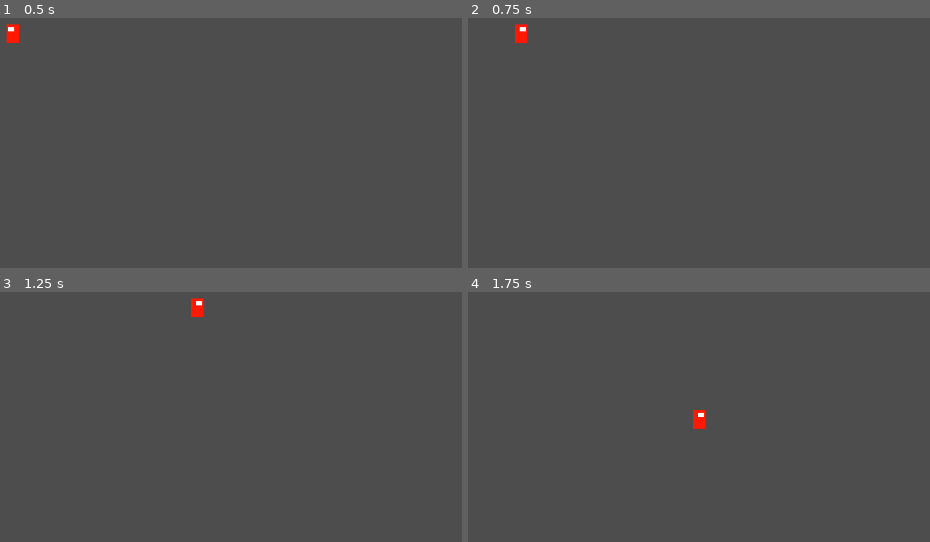
Above: before the commit, frames 1-4 (two rows, left to right).
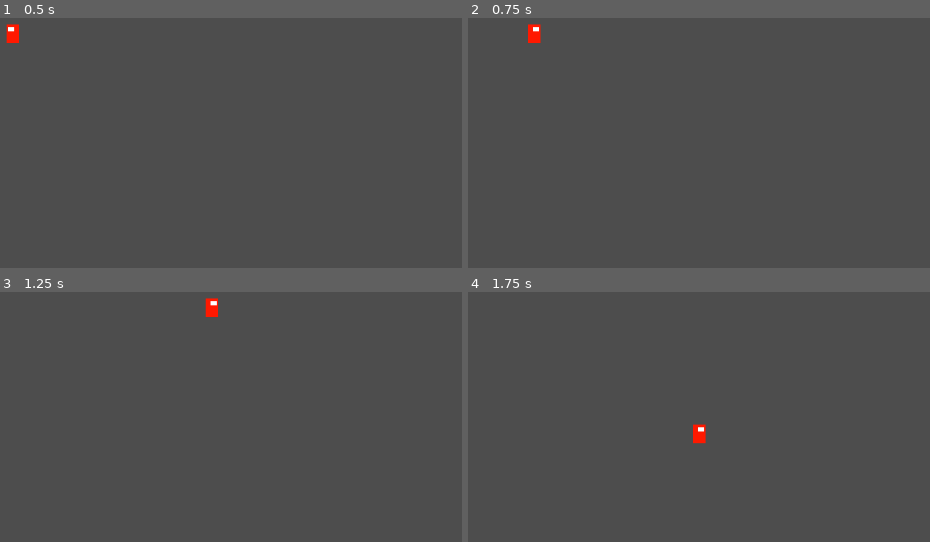
Above: after the commit, the same moments.

Repository: Sfafg/Dr.-Sudra
Game: Godot game, scene res://node_2d.tscn
Same seed, same stepped clock (60 frames per second), same inputs: the game is played once before the commit and once after it.
Inputs:
- Up to frame 1 (0.5 s): no input
- Up to frame 2 (0.75 s): tap Enter (ui_accept) at 0.5 s; hold D (right) from 0.53 s (still down)
- Up to frame 3 (1.25 s): keep holding D (right); tap Enter (ui_accept) at 0.77 s
- Up to frame 4 (1.75 s): release D (right) at 1.28 s; hold S (down) from 1.28 s (still down); tap Enter (ui_accept) at 1.52 s

Frame 1 is identical in both runs. In frame 2, 0.4% of the frame differs, in the area x 10-16%, y 2-10%; in frame 3, 0.4%, in the area x 41-48%, y 2-10%; in frame 4, 0.4%.

Commit message:
Poprawka zgodności z zasadami formatowania

Diff:
--- a/Scripts/Movement.gd
+++ b/Scripts/Movement.gd
@@ -1,37 +1,22 @@
 extends Sprite2D
 
-@export var maxSpeed : float = 2
-@export var mass : float = 2
-@export var stepFrequency : float = 10
-@export_range(0.0,1.0) var stepAnimationInfluence : float = 0.4
+@export var max_speed = 7.0
+@export var mass = 2.0
+var velocity = Vector2(0,0)
 
-var velocity = Vector2(0,0)
-var stepAnimationTimer = 0
 func _process(delta):
 	# Pobieranie wejścia z klawiatury.
-	var moveDirection = Input.get_vector("left", "right", "up", "down")
-	# Jeśli gracz nie wysyła zadnego inputu,
-	# to zrestartuj animację kroku oraz oraz jej nie używaj.
-	var stepAnimation = 1
-	if(moveDirection.x == 0 && moveDirection.y == 0):
-		stepAnimationTimer = 0
-	else:
-		# Obliczanie animacji kroku na podstawie funkcji sinus i ograniczenie jej od 1 - stepInfluence do 1.
-		stepAnimation = sin(stepAnimationTimer * stepFrequency) * 0.5 + 0.5
-		stepAnimation = clamp(stepAnimation + 1 - stepAnimationInfluence, 1 - stepAnimationInfluence, 1)
-		stepAnimationTimer += delta
-		moveDirection = moveDirection.normalized()
+	var move_direction = Input.get_vector("left", "right", "up", "down")
 
 	# Obliczanie prędkości, którą ma osiągnąć objekt.
-	var targetVelocity = moveDirection * maxSpeed
-	#targetVelocity *= stepAnimation
+	var target_velocity = move_direction.normalized() * max_speed
 
-	# Siła potrzebna do skierowania postaci w kierunku targetVelocity.
-	var steeringForce = targetVelocity - velocity
+	# Siła potrzebna do skierowania postaci w kierunku target_velocity.
+	var steering_force = target_velocity - velocity
 
 	# Integracja przyspieszenia.
-	velocity += steeringForce / mass * delta * 60
-	velocity.limit_length(maxSpeed)
+	velocity += steering_force / mass * delta * 60
+	velocity.limit_length(max_speed)
 
 	# Spraw by obiekt był skierowany w stronę kierunku ruchu.
 	self.scale.x = -abs(self.scale.x) if velocity.x <= 0 else abs(self.scale.x)
--- a/node_2d.tscn
+++ b/node_2d.tscn
@@ -13,9 +13,6 @@
 position = Vector2(428, 259)
 texture = ExtResource("1_quc5w")
 script = ExtResource("2_sf6su")
-maxSpeed = 7.0
-mass = 5.0
-stepAnimationInfluence = 0.7
 
 [node name="Gamba" type="Node" parent="."]
 script = ExtResource("3_ul3he")
Not shown: 1 places in node_2d.tscn that only renumber resources
